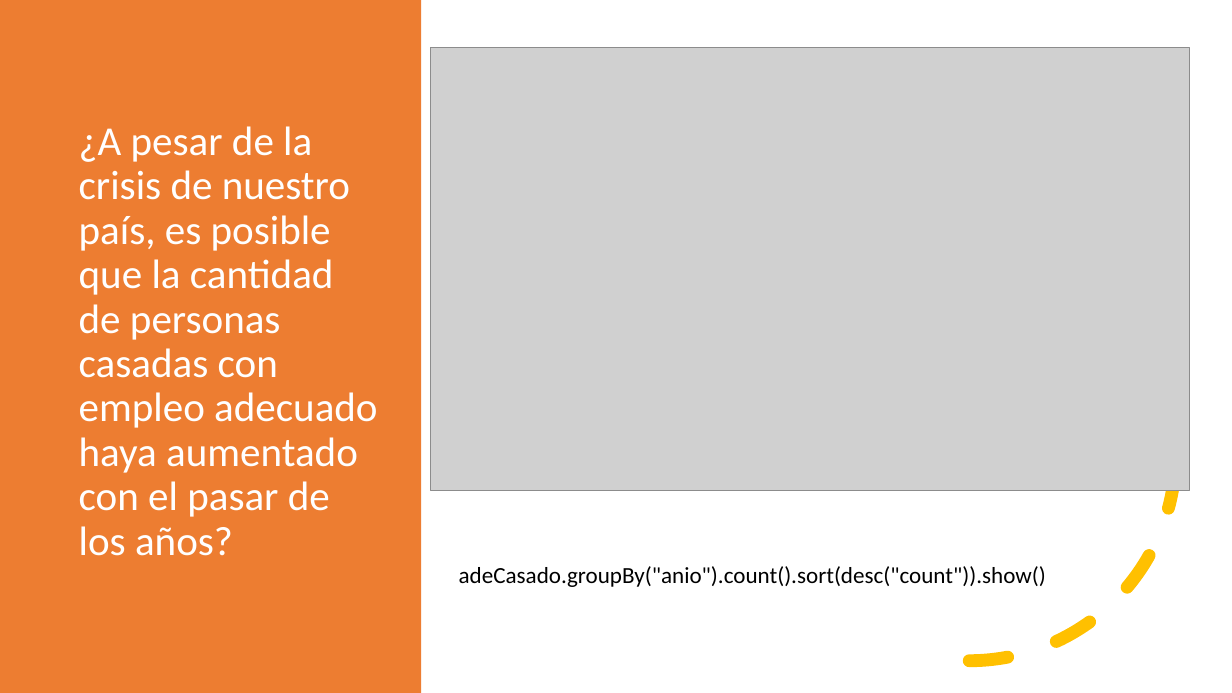
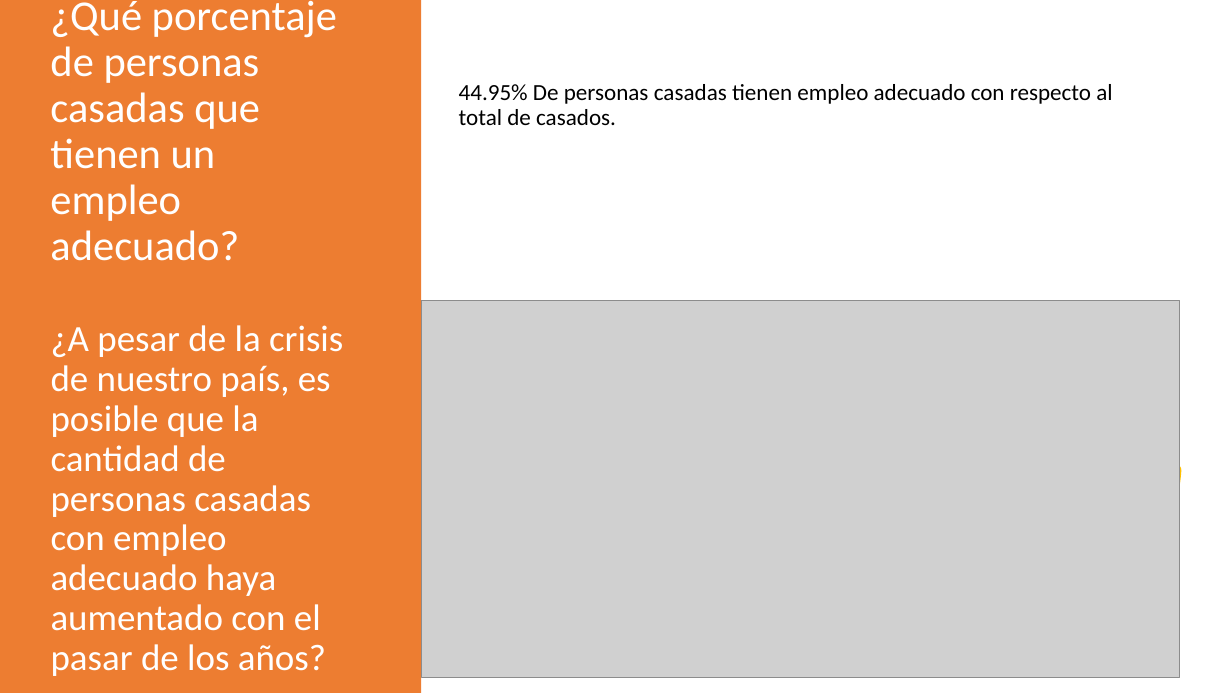
Before and after one commit to vysery98/proyectoIntegrador_IV, a slide deck: slide 18 of Presentación.pptx (slide 19 before the commit). Drawn at 1232x693 pixels with LibreOffice and Linux fonts; fonts in the diff are those of the drawing; grey boxes stand for pictures. Boxes give left, top, right and bottom in pixels: in the first picture for what was removed or moved away, otherwise in the second. Text is boxed around its words. In the diff, an @@ line names an element or a change of style, - is before the commit and + after.

```diff
--- a/Presentación.pptx
+++ b/Presentación.pptx
@@ text added at (50, 1, 337, 261), 33.1 pt, text #FFFFFF @@
+¿Qué porcentaje de personas casadas que tienen un empleo adecuado?
@@ text added at (459, 84, 1112, 125), 18 pt, text #000000 @@
+44.95% De personas casadas tienen empleo adecuado con respecto al total de casados.
@@ title "¿A pesar de la crisis ...": place and size @@
-title "¿A pesar de la crisis ..." at (79, 126, 377, 556)
+title "¿A pesar de la crisis ..." at (51, 325, 343, 676)
@@ title "¿A pesar de la crisis ..." at (51, 325, 343, 676): size 32 to 28.8 pt @@
@@ picture: place and size @@
-picture at (431, 48, 1189, 491)
+picture at (421, 300, 1180, 677)
@@ text removed at (459, 566, 1046, 587) @@
-adeCasado.groupBy("anio").count().sort(desc("count")).show()
```
Also in this commit, not shown: 13 other slides changed, 6 slides added, 3 slides removed, 2 other files.
